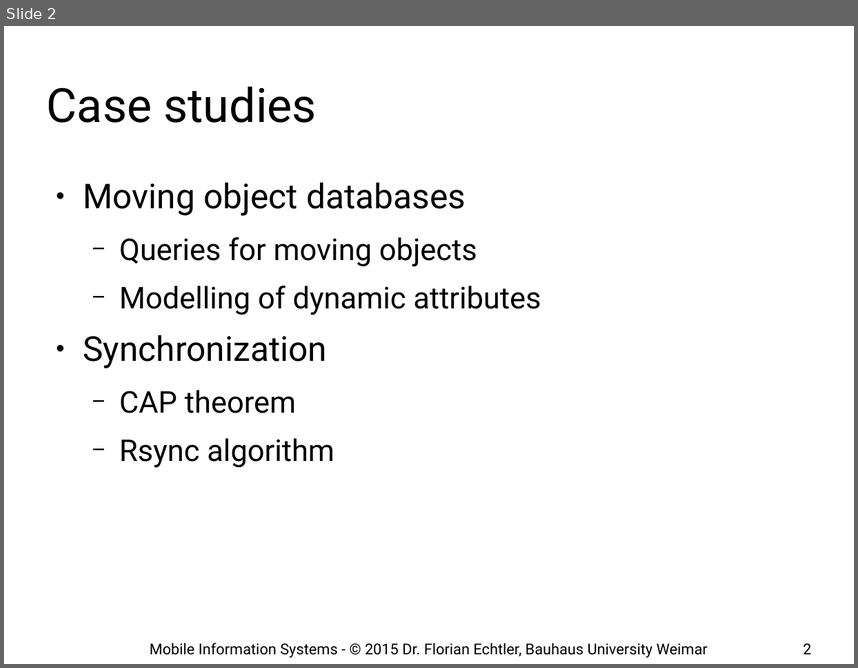
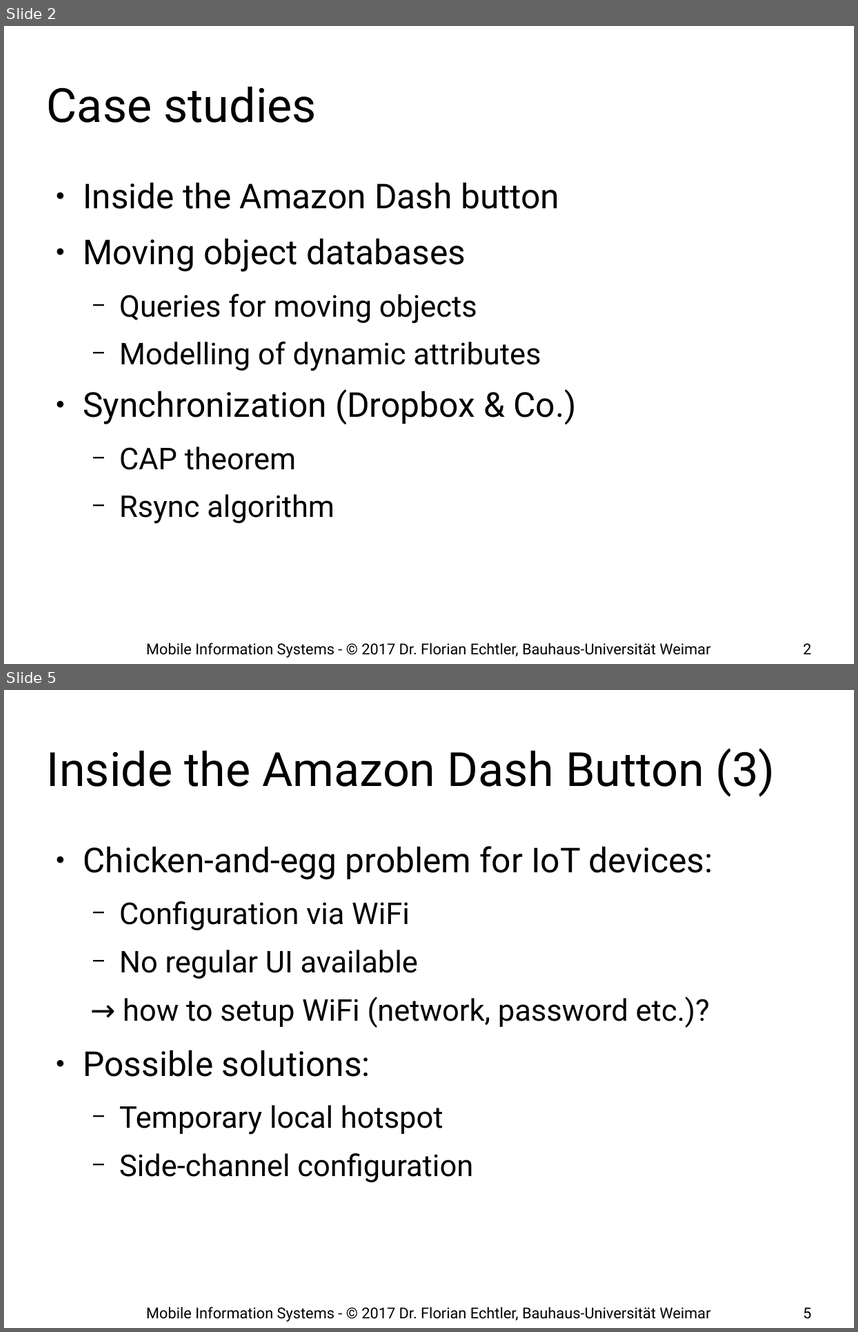
Before and after one commit to floe/mobile-information-systems, a slide deck: 11-case-studies.odp. Shown one above the other, each under a label of ours: slide 2 before the commit, slides 2 and 5 after it; the slides between them are not shown. The pictures are 858x668 and 858x1332 pixels, drawn with LibreOffice and Linux fonts; fonts in the diff are those of the drawing; background and template pictures are left out. Boxes give left, top, right and bottom in pixels: in the first picture for what was removed or moved away, otherwise in the second. Text is boxed around its words. In the diff, an @@ line names an element or a change of style, - is before the commit and + after.

```diff
--- a/11-case-studies.odp
+++ b/11-case-studies.odp
@@ slide 5 added at bbox=[4, 690, 854, 1328], background #FFFFFF @@
@@ title added at bbox=[47, 748, 775, 797], 44 pt, text #000000 @@
+Inside the Amazon Dash Button (3)
@@ text added at bbox=[83, 846, 713, 1182], 28 pt, text #000000 @@
+● Chicken-and-egg problem for IoT devices:
+  − Configuration via WiFi
+  − No regular UI available
+→ how to setup WiFi (network, password etc.)?
+● Possible solutions:
+  − Temporary local hotspot
+  − Side-channel configuration
@@ text added at bbox=[146, 1306, 711, 1321], 14 pt, text #000000 @@
+Mobile Information Systems - © 2017 Dr. Florian Echtler, Bauhaus-Universität Weimar
@@ page number added at bbox=[803, 1307, 811, 1319], 14 pt, text #000000 @@
+5
@@ slide 2 changed as well @@
@@ text at bbox=[83, 182, 559, 209]: paragraph added @@
+● Inside the Amazon Dash button
@@ text at bbox=[83, 389, 577, 424]: text changed @@
-● Synchronization
+● Synchronization (Dropbox & Co.)
@@ text at bbox=[146, 642, 711, 657]: text changed @@
-Mobile Information Systems - © 2015 Dr. Florian Echtler, Bauhaus University Weimar
+Mobile Information Systems - © 2017 Dr. Florian Echtler, Bauhaus-Universität Weimar
```
Also in this commit, not shown: 28 other slides changed, 3 other slides added.
